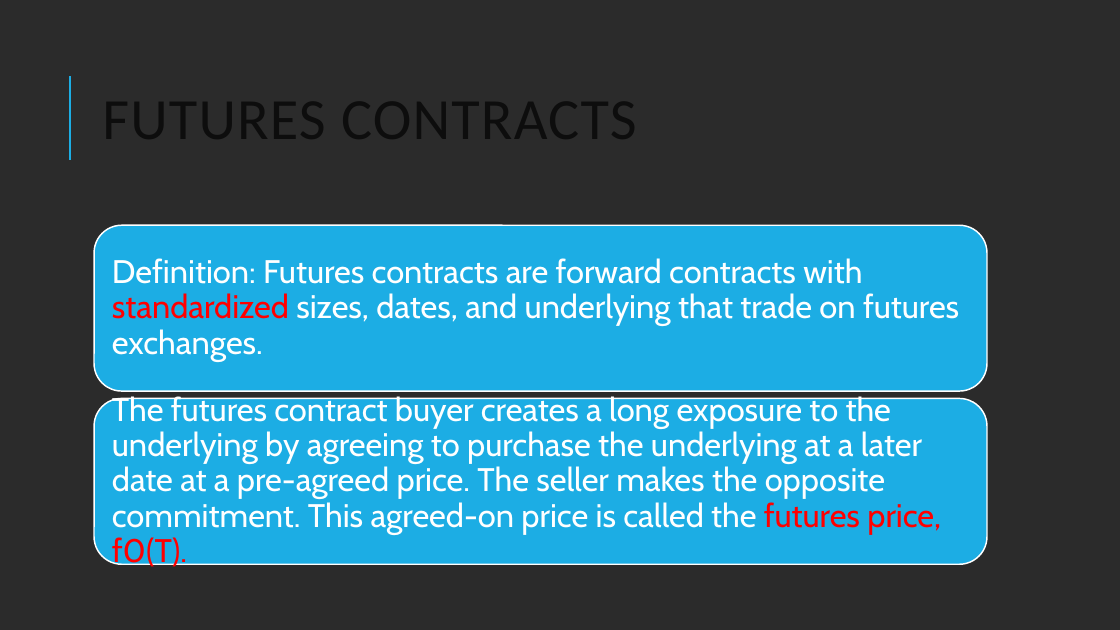
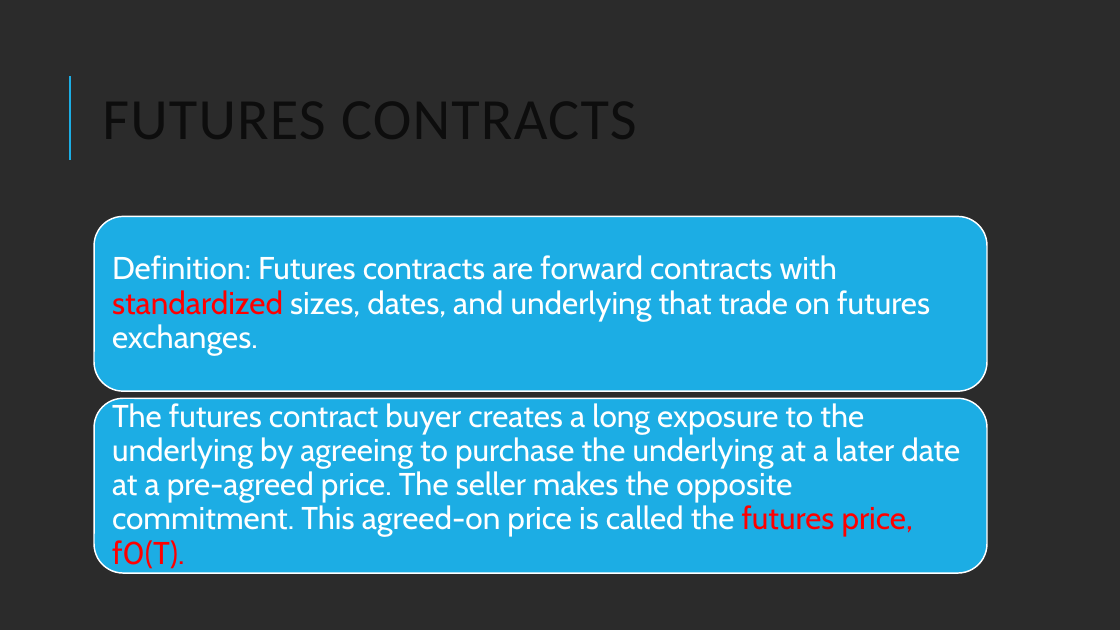
Before and after one commit to Isco0530/data, a slide deck: slide 11 of Derivatives.pptx. Drawn at 1120x630 pixels with LibreOffice and Linux fonts; fonts in the diff are those of the drawing; background and template pictures are left out; a plain dark background stands for a picture behind light text. Boxes give left, top, right and bottom in pixels: in the first picture for what was removed or moved away, otherwise in the second. Text is boxed around its words. In the diff, an @@ line names an element or a change of style, - is before the commit and + after.

```diff
--- a/Derivatives.pptx
+++ b/Derivatives.pptx
@@ rounded rectangle: place and size @@
-rounded rectangle at bbox=[94, 225, 987, 391]
+rounded rectangle at bbox=[94, 217, 987, 392]
@@ text "Definition: Futures contracts are forward ..." at bbox=[112, 255, 930, 355]: size 28 to 27 pt @@
@@ rounded rectangle: place and size @@
-rounded rectangle at bbox=[94, 398, 987, 564]
+rounded rectangle at bbox=[94, 398, 987, 573]
@@ text "The futures contract buyer creates ..." at bbox=[112, 400, 960, 571]: size 28 to 27 pt @@
```
Also in this commit, not shown: 6 other slides changed, 1 other file.
